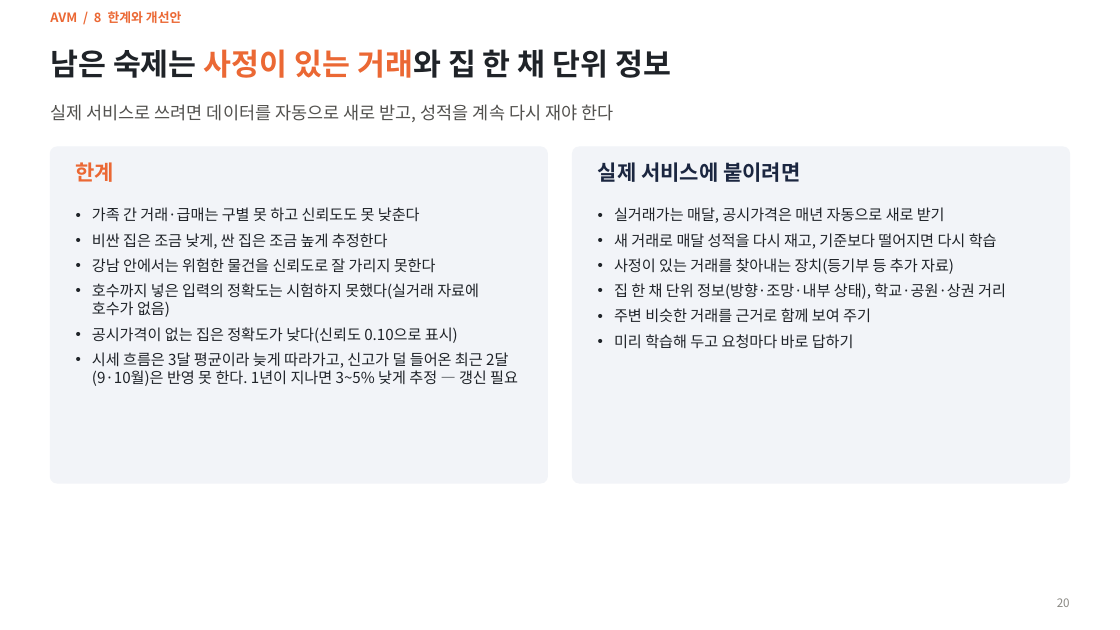
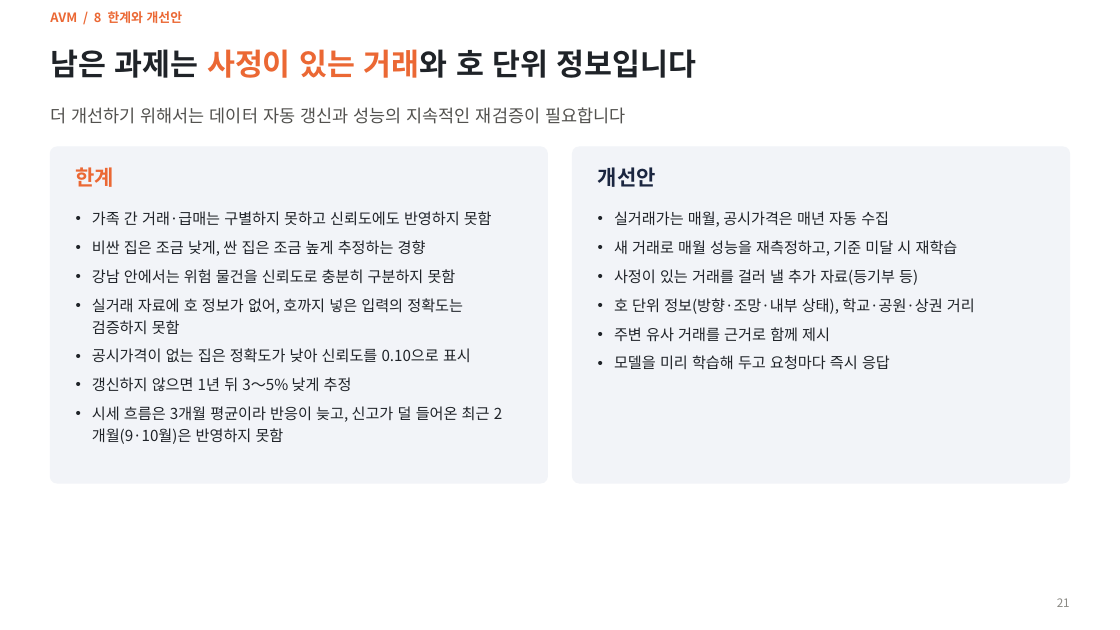
Before and after one commit to KimInSeok-DA/DA_Seoul_Villa_AVM, a slide deck: slide 21 of presentation/AVM_발표.pptx (slide 20 before the commit). Drawn at 1120x630 pixels with LibreOffice and Linux fonts; fonts in the diff are those of the drawing. Boxes give left, top, right and bottom in pixels: in the first picture for what was removed or moved away, otherwise in the second. Text is boxed around its words. In the diff, an @@ line names an element or a change of style, - is before the commit and + after.

Commit message:
PPT: 제출용 어투·Pretendard·한글 줄바꿈, 피드백 반영, 잘 맞힌 사례·실행 화면, 요약본 9장, PDF

```diff
--- a/presentation/AVM_발표.pptx
+++ b/presentation/AVM_발표.pptx
@@ title at [50, 49, 696, 78]: text changed @@
-남은 숙제는 사정이 있는 거래와 집 한 채 단위 정보
+남은 과제는 사정이 있는 거래와 호 단위 정보입니다
@@ text at [50, 107, 625, 124]: text changed @@
-실제 서비스로 쓰려면 데이터를 자동으로 새로 받고, 성적을 계속 다시 재야 한다
+더 개선하기 위해서는 데이터 자동 갱신과 성능의 지속적인 재검증이 필요합니다
@@ text "한계" at [76, 167, 115, 187]: line spacing 1 to 1.2 @@
@@ text at [598, 167, 656, 187]: text changed @@
-실제 서비스에 붙이려면
+개선안
@@ text at [92, 211, 492, 444]: text changed @@
-• 가족 간 거래·급매는 구별 못 하고 신뢰도도 못 낮춘다
-• 비싼 집은 조금 낮게, 싼 집은 조금 높게 추정한다
-• 강남 안에서는 위험한 물건을 신뢰도로 잘 가리지 못한다
-• 호수까지 넣은 입력의 정확도는 시험하지 못했다(실거래 자료에 호수가 없음)
-• 공시가격이 없는 집은 정확도가 낮다(신뢰도 0.10으로 표시)
-• 시세 흐름은 3달 평균이라 늦게 따라가고, 신고가 덜 들어온 최근 2달(9·10월)은 반영 못 한다. 1년이 지나면 3~5% 낮게 추정 — 갱신 필요
+• 가족 간 거래·급매는 구별하지 못하고 신뢰도에도 반영하지 못함
+• 비싼 집은 조금 낮게, 싼 집은 조금 높게 추정하는 경향
+• 강남 안에서는 위험 물건을 신뢰도로 충분히 구분하지 못함
+• 실거래 자료에 호 정보가 없어, 호까지 넣은 입력의 정확도는 검증하지 못함
+• 공시가격이 없는 집은 정확도가 낮아 신뢰도를 0.10으로 표시
+• 갱신하지 않으면 1년 뒤 3～5% 낮게 추정
+• 시세 흐름은 3개월 평균이라 반응이 늦고, 신고가 덜 들어온 최근 2개월(9·10월)은 반영하지 못함
@@ text at [614, 211, 975, 370]: text changed @@
-• 실거래가는 매달, 공시가격은 매년 자동으로 새로 받기
-• 새 거래로 매달 성적을 다시 재고, 기준보다 떨어지면 다시 학습
-• 사정이 있는 거래를 찾아내는 장치(등기부 등 추가 자료)
-• 집 한 채 단위 정보(방향·조망·내부 상태), 학교·공원·상권 거리
-• 주변 비슷한 거래를 근거로 함께 보여 주기
-• 미리 학습해 두고 요청마다 바로 답하기
+• 실거래가는 매월, 공시가격은 매년 자동 수집
+• 새 거래로 매월 성능을 재측정하고, 기준 미달 시 재학습
+• 사정이 있는 거래를 걸러 낼 추가 자료(등기부 등)
+• 호 단위 정보(방향·조망·내부 상태), 학교·공원·상권 거리
+• 주변 유사 거래를 근거로 함께 제시
+• 모델을 미리 학습해 두고 요청마다 즉시 응답
@@ page number at [1057, 598, 1070, 607]: text changed @@
-20
+21
```
Also in this commit, not shown: 28 other slides changed, 1 slide added, 14 other files.
